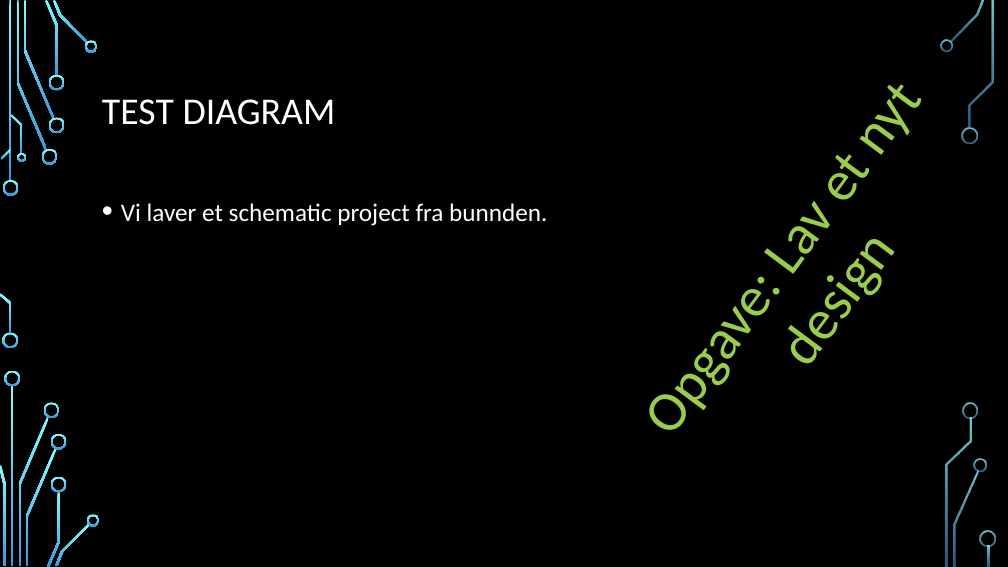
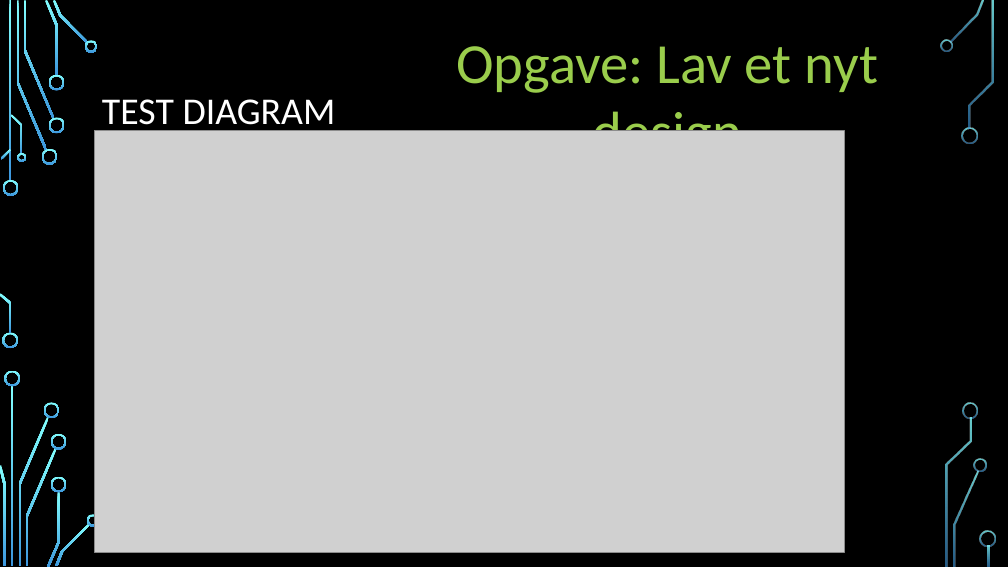
Before and after one commit to gert-lauritsen/Kicad-schematic, a slide deck: slide 24 of Kicad Schematic.pptx. Drawn at 1008x567 pixels with LibreOffice and Linux fonts; fonts in the diff are those of the drawing; grey boxes stand for pictures; background and template pictures are left out. Boxes give left, top, right and bottom in pixels: in the first picture for what was removed or moved away, otherwise in the second. Text is boxed around its words. In the diff, an @@ line names an element or a change of style, - is before the commit and + after.

Commit message:
DemoProject tilføjet

```diff
--- a/Kicad Schematic.pptx
+++ b/Kicad Schematic.pptx
@@ text "Opgave: Lav et nyt design": place and size @@
-text "Opgave: Lav et nyt design" at (790, 172, 876, 206)
+text "Opgave: Lav et nyt design" at (456, 46, 879, 131)
@@ text "Opgave: Lav et nyt design" at (456, 46, 879, 131): rotation 306 to 0 degrees @@
@@ picture added at (95, 131, 845, 553) @@
@@ text removed at (121, 203, 547, 226) @@
-• Vi laver et schematic project fra bunnden.
```
